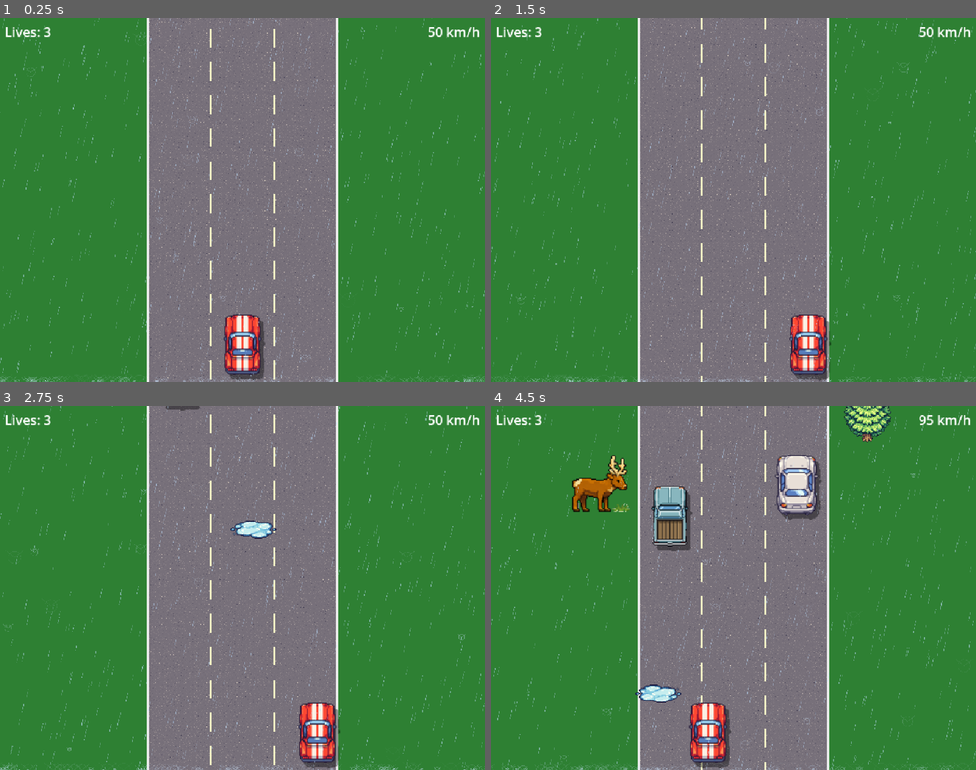
Above: before the commit, frames 1-4 (two rows, left to right).
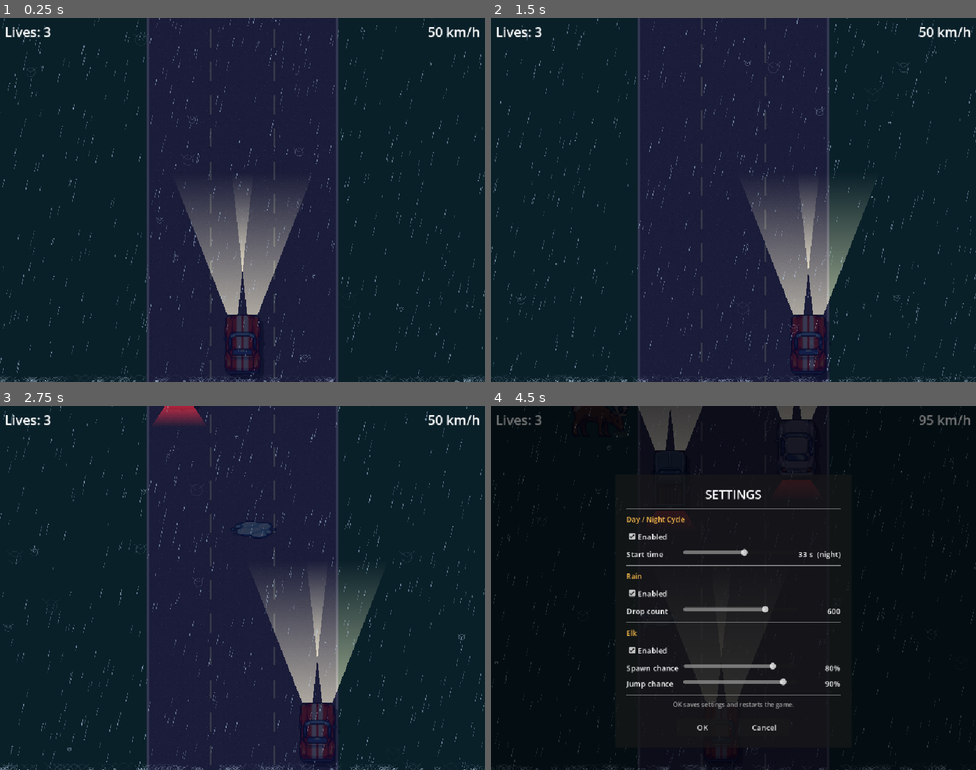
Above: after the commit, the same moments.

Repository: Antonio-Ingegnere/road-race
Game: Godot game, scene res://scenes/main.tscn
Two runs of this game, one before a commit and one after it. Both use one fixed random seed, a clock stepped at 60 frames per second and the inputs below.
Inputs (mouse positions are in pixels of both pictures, inside the frame that each line leads up to):
- Up to frame 1 (0.25 s): no input
- Up to frame 2 (1.5 s): tap Enter at 0.5 s; hold Right (ui_right) 0.53-1.28 s; hold Down (ui_down) from 1.28 s (still down)
- Up to frame 3 (2.75 s): release Down (ui_down) at 2.03 s; hold Right (ui_right) from 2.03 s (still down)
- Up to frame 4 (4.5 s): release Right (ui_right) at 2.78 s; hold Up (ui_up) 2.78-3.53 s; hold Left (ui_left) 3.53-4.25 s; tap Escape at 4.15 s; click (733, 537) at 4.25 s, where only the run after the commit has a clickable "Enabled"

The runs differ from the first frame. In frame 1, 98% of the frame differs, in the area x 0-100%, y 0-100%; in frame 2, 98%; in frame 3, 98%; in frame 4, 99%.

Commit message:
Add elk jumping, settings menu, and fix elk sprite direction
Elk jump: resting elk rolls a jump check (90% chance) and plays a
full raise → fly → land → fly → land-opposite animation using a
separate 4-frame jump sprite sheet. The elk becomes an obstacle while
on the road and emits elk_hit_car (costs the player one life); it
always continues jumping regardless. Landing lane avoids occupied
obstacle slots. A shadow circle previews the landing spot.

Settings menu: Escape opens a pause overlay with sliders and
checkboxes for all config.cfg values (day-night, rain, elk). OK
saves config and restarts; Cancel resumes with no changes.

Fix: jump sprite faces left so flip formula matches the base sprite
rule (right=no flip, left=flip) rather than being inverted.

Co-Authored-By: Claude Sonnet 4.6 <noreply@anthropic.com>

Diff:
--- a/config.cfg
+++ b/config.cfg
@@ -1,28 +1,15 @@
 [day_night]
 
-; Enable or disable the day-night cycle. When false, the scene stays
-; fixed at whatever time start_time specifies.
-enabled = false
-
-; Starting time in seconds within the 60-second cycle:
-;   0.0  - 20.0  = day
-;   20.0 - 30.0  = dusk
-;   30.0 - 50.0  = night
-;   50.0 - 60.0  = dawn
-start_time = 10.0
+enabled=false
+start_time=33.0
 
 [elk]
 
-; Enable or disable roadside elk.
-enabled = true
-
-; Probability that an elk spawns at each 4-second interval (0.0 – 1.0).
-spawn_chance = 0.8
+enabled=true
+spawn_chance=0.8
+jump_chance=0.9
 
 [rain]
 
-; Enable or disable the rain effect.
-enabled = true
-
-; Number of raindrops on screen at once (e.g. 150 = light, 300 = medium, 600 = heavy).
-drop_count = 600
+enabled=true
+drop_count=600
--- a/scenes/main.tscn
+++ b/scenes/main.tscn
@@ -10,6 +10,7 @@
 [ext_resource type="Script" uid="uid://dkhnyf5fhrb1d" path="res://scripts/rain.gd" id="8_rainscr"]
 [ext_resource type="Script" uid="uid://b4duri7rxmfae" path="res://scripts/puddle_manager.gd" id="9_puddlescr"]
 [ext_resource type="Script" uid="uid://b2voxne02v30w" path="res://scripts/elk_manager.gd" id="10_elkscr"]
+[ext_resource type="Script" uid="uid://dtxqg0hr8vgp" path="res://scripts/settings_menu.gd" id="11_settingsscr"]
 
 [node name="Main" type="Node2D" unique_id=722060991]
 script = ExtResource("1_mainscr")
@@ -99,3 +100,7 @@
 theme_override_font_sizes/font_size = 22
 text = "Press any key to restart"
 horizontal_alignment = 1
+
+[node name="SettingsMenu" type="CanvasLayer" parent="." unique_id=444555666]
+layer = 10
+script = ExtResource("11_settingsscr")
--- a/scripts/elk_manager.gd
+++ b/scripts/elk_manager.gd
@@ -1,7 +1,17 @@
 extends Node2D
 
-const ROAD_LEFT := 312.0
+signal elk_hit_car
+
+const STATE_STAND      := 0
+const STATE_EAT        := 1
+const STATE_JUMP_RAISE := 2  # head-up base frame, brief pause before takeoff
+const STATE_JUMP_OUT   := 3  # flying from side → road lane
+const STATE_ON_ROAD    := 4  # landed on road, acts as obstacle
+const STATE_JUMP_BACK  := 5  # flying from road lane → opposite side
+
+const ROAD_LEFT  := 312.0
 const ROAD_WIDTH := 400.0
+const LANE_COUNT := 3
 
 const FRAME_W   := 64
 const FRAME_H   := 64
@@ -17,11 +27,27 @@
 const EAT_MIN   := 0.6
 const EAT_MAX   := 1.2
 
-var _tex: Texture2D
+const JUMP_RAISE_TIME := 0.35
+const ON_ROAD_TIME    := 0.45
+# Duration of each jump-sheet frame (seconds); must sum to JUMP_TOTAL_TIME
+const JUMP_FRAME_TIMES := [0.18, 0.22, 0.22, 0.18]
+const JUMP_TOTAL_TIME  := 0.80
+
+const ELK_HIT_HW := 44.0
+const ELK_HIT_HH := 44.0
+const CAR_VIS_HW  := 40.0
+const CAR_VIS_HH  := 64.0
+
+const SHADOW_RADIUS := 28.0
+
+var _tex_base: Texture2D
+var _tex_jump: Texture2D
 var _elks: Array = []
 var _spawn_timer := 0.0
 var _car: Node2D
+var _obstacle_mgr: Node
 var _spawn_chance := 0.8
+var _jump_chance  := 0.9
 
 
 func _ready() -> void:
@@ -32,8 +58,11 @@
 			set_process(false)
 			return
 		_spawn_chance = float(cfg.get_value("elk", "spawn_chance", 0.8))
-	_car = get_parent().get_node("Car")
-	_tex = load("res://assets/Elk_Animated_x64-Sheet.png")
+		_jump_chance  = float(cfg.get_value("elk", "jump_chance",  0.9))
+	_car         = get_parent().get_node("Car")
+	_obstacle_mgr = get_parent().get_node("ObstacleManager")
+	_tex_base    = load("res://assets/Elk_Animated_x64-Sheet.png")
+	_tex_jump    = load("res://assets/JumpingElk_x64-Sheet.png")
 
 
 func _process(delta: float) -> void:
@@ -42,16 +71,7 @@
 
 	for elk in _elks:
 		elk["pos"] = elk["pos"] + Vector2(0.0, road_scroll)
-		elk["state_timer"] -= delta
-		if elk["state_timer"] <= 0.0:
-			if elk["state"] == 0:  # standing → eating
-				elk["state"] = 1
-				elk["frame"] = 1
-				elk["state_timer"] = randf_range(EAT_MIN, EAT_MAX)
-			else:  # eating → standing
-				elk["state"] = 0
-				elk["frame"] = 0
-				elk["state_timer"] = randf_range(STAND_MIN, STAND_MAX)
+		_update_elk(elk, delta)
 
 	_elks = _elks.filter(
 		func(e) -> bool: return e["pos"].y < screen_h + FRAME_H * ELK_SCALE * 0.5
@@ -65,6 +85,123 @@
 
 	queue_redraw()
 
+
+# ── State machine ──────────────────────────────────────────────────────────────
+
+func _update_elk(elk: Dictionary, delta: float) -> void:
+	match elk["state"]:
+		STATE_STAND, STATE_EAT:
+			elk["state_timer"] -= delta
+			if elk["state_timer"] <= 0.0:
+				if randf() < _jump_chance:
+					_begin_jump_raise(elk)
+				else:
+					_switch_pose(elk)
+
+		STATE_JUMP_RAISE:
+			elk["state_timer"] -= delta
+			if elk["state_timer"] <= 0.0:
+				_begin_jump_out(elk)
+
+		STATE_JUMP_OUT:
+			_advance_jump_frame(elk, delta)
+			elk["pos"].x = lerpf(elk["jump_start_x"], elk["land_x"], elk["jump_t"])
+			if elk["jump_frame"] >= 4:
+				_begin_on_road(elk)
+
+		STATE_ON_ROAD:
+			elk["state_timer"] -= delta
+			if _car.is_processing():
+				_check_car_collision(elk)
+			if elk["state_timer"] <= 0.0:
+				_begin_jump_back(elk)
+
+		STATE_JUMP_BACK:
+			_advance_jump_frame(elk, delta)
+			elk["pos"].x = lerpf(elk["land_x"], elk["dest_x"], elk["jump_t"])
+			if elk["jump_frame"] >= 4:
+				_finish_jump(elk)
+
+
+func _switch_pose(elk: Dictionary) -> void:
+	if elk["state"] == STATE_STAND:
+		elk["state"] = STATE_EAT
+		elk["frame"] = 1
+		elk["state_timer"] = randf_range(EAT_MIN, EAT_MAX)
+	else:
+		elk["state"] = STATE_STAND
+		elk["frame"] = 0
+		elk["state_timer"] = randf_range(STAND_MIN, STAND_MAX)
+
+
+func _begin_jump_raise(elk: Dictionary) -> void:
+	var lane := _free_lane()
+	if lane == -1:  # all lanes blocked — skip jump
+		_switch_pose(elk)
+		return
+	var offset: float = randf_range(SIDE_OFFSET_MIN, SIDE_OFFSET_MAX)
+	var hw: float = FRAME_W * ELK_SCALE * 0.5
+	elk["land_x"] = _lane_center(lane)
+	elk["dest_x"] = ROAD_LEFT - offset - hw if elk["right"] \
+		else ROAD_LEFT + ROAD_WIDTH + offset + hw
+	elk["state"]      = STATE_JUMP_RAISE
+	elk["frame"]      = 0
+	elk["state_timer"] = JUMP_RAISE_TIME
+
+
+func _begin_jump_out(elk: Dictionary) -> void:
+	elk["state"]            = STATE_JUMP_OUT
+	elk["jump_frame"]       = 0
+	elk["jump_frame_timer"] = JUMP_FRAME_TIMES[0]
+	elk["jump_elapsed"]     = 0.0
+	elk["jump_t"]           = 0.0
+	elk["jump_start_x"]     = elk["pos"].x
+
+
+func _advance_jump_frame(elk: Dictionary, delta: float) -> void:
+	elk["jump_elapsed"]     += delta
+	elk["jump_frame_timer"] -= delta
+	while elk["jump_frame_timer"] <= 0.0 and elk["jump_frame"] < 4:
+		elk["jump_frame"] += 1
+		if elk["jump_frame"] < 4:
+			elk["jump_frame_timer"] += JUMP_FRAME_TIMES[elk["jump_frame"]]
+	elk["jump_t"] = clampf(elk["jump_elapsed"] / JUMP_TOTAL_TIME, 0.0, 1.0)
+
+
+func _begin_on_road(elk: Dictionary) -> void:
+	elk["state"]       = STATE_ON_ROAD
+	elk["pos"].x       = elk["land_x"]
+	elk["state_timer"] = ON_ROAD_TIME
+
+
+func _check_car_collision(elk: Dictionary) -> void:
+	var cp := _car.position
+	var ep: Vector2 = elk["pos"]
+	if abs(cp.x - ep.x) < CAR_VIS_HW + ELK_HIT_HW \
+		and abs(cp.y - ep.y) < CAR_VIS_HH + ELK_HIT_HH:
+		elk_hit_car.emit()
+		_begin_jump_back(elk)
+
+
+func _begin_jump_back(elk: Dictionary) -> void:
+	elk["state"]            = STATE_JUMP_BACK
+	elk["jump_frame"]       = 0
+	elk["jump_frame_timer"] = JUMP_FRAME_TIMES[0]
+	elk["jump_elapsed"]     = 0.0
+	elk["jump_t"]           = 0.0
+
+
+func _finish_jump(elk: Dictionary) -> void:
+	elk["pos"].x  = elk["dest_x"]
+	elk["right"]  = not elk["right"]  # now on the opposite side
+	var st := randi() % 2
+	elk["state"]       = st
+	elk["frame"]       = st
+	elk["state_timer"] = randf_range(STAND_MIN, STAND_MAX) if st == 0 \
+		else randf_range(EAT_MIN, EAT_MAX)
+
+
+# ── Spawn ──────────────────────────────────────────────────────────────────────
 
 func _spawn() -> void:
 	var right := bool(randi() % 2)
@@ -72,25 +209,78 @@
 	var hw: float = FRAME_W * ELK_SCALE * 0.5
 	var x: float = ROAD_LEFT + ROAD_WIDTH + offset + hw if right \
 		else ROAD_LEFT - offset - hw
-	var state := randi() % 2
+	var st := randi() % 2
 	_elks.append({
-		"pos": Vector2(x, -FRAME_H * ELK_SCALE * 0.5),
-		"right": right,
-		"state": state,
-		"frame": state,
-		"state_timer": randf_range(STAND_MIN, STAND_MAX) if state == 0 else randf_range(EAT_MIN, EAT_MAX),
+		"pos":             Vector2(x, -FRAME_H * ELK_SCALE * 0.5),
+		"right":           right,
+		"state":           st,
+		"frame":           st,
+		"state_timer":     randf_range(0.1, 0.35),  # decide to jump almost immediately
+		"jump_frame":      0,
+		"jump_frame_timer": 0.0,
+		"jump_elapsed":    0.0,
+		"jump_t":          0.0,
+		"jump_start_x":    x,
+		"land_x":          0.0,
+		"dest_x":          0.0,
 	})
 
 
+# ── Draw ───────────────────────────────────────────────────────────────────────
+
 func _draw() -> void:
-	if _tex == null:
-		return
 	var hw: float = FRAME_W * 0.5
 	var hh: float = FRAME_H * 0.5
+
 	for elk in _elks:
-		var src := Rect2(elk["frame"] * FRAME_W, 0, FRAME_W, FRAME_H)
-		# Right side: keep as-is. Left side: flip horizontally via negative x scale.
+		var state: int = elk["state"]
+
+		# Shadow circle at landing lane, visible while elk is preparing / in flight
+		if state == STATE_JUMP_RAISE or state == STATE_JUMP_OUT:
+			draw_circle(Vector2(elk["land_x"], elk["pos"].y), SHADOW_RADIUS,
+				Color(0.0, 0.0, 0.0, 0.30))
+
+		# Base sprite faces right; jump sprite faces left — both use the same rule:
+		# right=true → no flip, right=false → flip.
 		var sx: float = ELK_SCALE if elk["right"] else -ELK_SCALE
+
 		draw_set_transform(elk["pos"], 0.0, Vector2(sx, ELK_SCALE))
-		draw_texture_rect_region(_tex, Rect2(-hw, -hh, FRAME_W, FRAME_H), src)
+
+		match state:
+			STATE_STAND, STATE_EAT, STATE_JUMP_RAISE:
+				draw_texture_rect_region(
+					_tex_base,
+					Rect2(-hw, -hh, FRAME_W, FRAME_H),
+					Rect2(elk["frame"] * FRAME_W, 0, FRAME_W, FRAME_H)
+				)
+			STATE_JUMP_OUT, STATE_ON_ROAD, STATE_JUMP_BACK:
+				var jf: int = mini(elk["jump_frame"], 3)
+				draw_texture_rect_region(
+					_tex_jump,
+					Rect2(-hw, -hh, FRAME_W, FRAME_H),
+					Rect2(jf * FRAME_W, 0, FRAME_W, FRAME_H)
+				)
+
 	draw_set_transform(Vector2.ZERO)
+
+
+# ── Helpers ────────────────────────────────────────────────────────────────────
+
+func _lane_center(lane: int) -> float:
+	return ROAD_LEFT + (ROAD_WIDTH / LANE_COUNT) * (lane + 0.5)
+
+
+func _free_lane() -> int:
+	var obs_positions: Array[Vector2] = _obstacle_mgr.get_obstacle_positions()
+	var blocked: Array[int] = []
+	for op in obs_positions:
+		var lane := clampi(int((op.x - ROAD_LEFT) / (ROAD_WIDTH / LANE_COUNT)), 0, LANE_COUNT - 1)
+		if lane not in blocked:
+			blocked.append(lane)
+	var free: Array[int] = []
+	for i in range(LANE_COUNT):
+		if i not in blocked:
+			free.append(i)
+	if free.is_empty():
+		return -1
+	return free[randi() % free.size()]
--- a/scripts/main.gd
+++ b/scripts/main.gd
@@ -10,6 +10,7 @@
 
 func _ready() -> void:
 	$ObstacleManager.hit_detected.connect(_on_hit)
+	$ElkManager.elk_hit_car.connect(_on_hit)
 	_update_lives()
 
 
@@ -30,6 +31,7 @@
 		$Car/Sprite2D.visible = true
 		$Car.set_process(false)
 		$ObstacleManager.stop()
+		$ElkManager.set_process(false)
 		$GameOverlay.visible = true
 	else:
 		_blink_timer = BLINK_DURATION
--- /dev/null
+++ b/scripts/settings_menu.gd
@@ -0,0 +1,229 @@
+extends CanvasLayer
+
+const VP_W := 1024.0
+const VP_H := 768.0
+const PANEL_W := 500.0
+const PANEL_H := 480.0
+
+var _widgets: Dictionary = {}
+var _cfg := ConfigFile.new()
+
+
+func _ready() -> void:
+	process_mode = Node.PROCESS_MODE_ALWAYS
+	_build_ui()
+	visible = false
+
+
+func _unhandled_input(event: InputEvent) -> void:
+	if not (event is InputEventKey and event.pressed and not event.echo):
+		return
+	if event.keycode == KEY_ESCAPE:
+		if visible:
+			_on_cancel()
+		else:
+			_open()
+		get_viewport().set_input_as_handled()
+
+
+# ── Open / close ───────────────────────────────────────────────────────────────
+
+func _open() -> void:
+	_cfg.load("res://config.cfg")
+	_load_values()
+	visible = true
+	get_tree().paused = true
+
+
+func _on_ok() -> void:
+	_save_values()
+	get_tree().paused = false
+	get_tree().reload_current_scene()
+
+
+func _on_cancel() -> void:
+	visible = false
+	get_tree().paused = false
+
+
+# ── Config I/O ─────────────────────────────────────────────────────────────────
+
+func _load_values() -> void:
+	_widgets["dn_enabled"].button_pressed  = bool(_cfg.get_value("day_night", "enabled",    false))
+	_set_slider(_widgets["dn_start"],       float(_cfg.get_value("day_night", "start_time", 10.0)))
+	_widgets["rain_enabled"].button_pressed = bool(_cfg.get_value("rain",      "enabled",    true))
+	_set_slider(_widgets["rain_drops"],     float(_cfg.get_value("rain",      "drop_count", 300)))
+	_widgets["elk_enabled"].button_pressed  = bool(_cfg.get_value("elk",       "enabled",    true))
+	_set_slider(_widgets["elk_spawn"],      float(_cfg.get_value("elk",       "spawn_chance", 0.8)))
+	_set_slider(_widgets["elk_jump"],       float(_cfg.get_value("elk",       "jump_chance",  0.9)))
+
+
+func _save_values() -> void:
+	_cfg.set_value("day_night", "enabled",      _widgets["dn_enabled"].button_pressed)
+	_cfg.set_value("day_night", "start_time",   _widgets["dn_start"].value)
+	_cfg.set_value("rain",      "enabled",      _widgets["rain_enabled"].button_pressed)
+	_cfg.set_value("rain",      "drop_count",   int(_widgets["rain_drops"].value))
+	_cfg.set_value("elk",       "enabled",      _widgets["elk_enabled"].button_pressed)
+	_cfg.set_value("elk",       "spawn_chance", _widgets["elk_spawn"].value)
+	_cfg.set_value("elk",       "jump_chance",  _widgets["elk_jump"].value)
+	_cfg.save("res://config.cfg")
+
+
+# ── UI builder ─────────────────────────────────────────────────────────────────
+
+func _build_ui() -> void:
+	# Darkening overlay
+	var overlay := ColorRect.new()
+	overlay.color = Color(0.0, 0.0, 0.0, 0.55)
+	overlay.set_anchors_and_offsets_preset(Control.PRESET_FULL_RECT)
+	add_child(overlay)
+
+	# Centered panel
+	var panel := PanelContainer.new()
+	panel.position = Vector2((VP_W - PANEL_W) * 0.5, (VP_H - PANEL_H) * 0.5)
+	panel.size = Vector2(PANEL_W, PANEL_H)
+	add_child(panel)
+
+	var margin := MarginContainer.new()
+	margin.set_anchors_and_offsets_preset(Control.PRESET_FULL_RECT)
+	for side in ["margin_left", "margin_right", "margin_top", "margin_bottom"]:
+		margin.add_theme_constant_override(side, 24)
+	panel.add_child(margin)
+
+	var vbox := VBoxContainer.new()
+	vbox.add_theme_constant_override("separation", 10)
+	margin.add_child(vbox)
+
+	# Title
+	var title := Label.new()
+	title.text = "SETTINGS"
+	title.horizontal_alignment = HORIZONTAL_ALIGNMENT_CENTER
+	title.add_theme_font_size_override("font_size", 26)
+	vbox.add_child(title)
+
+	vbox.add_child(_make_separator())
+
+	# ── Day / Night ──
+	_add_section_label(vbox, "Day / Night Cycle")
+	_widgets["dn_enabled"] = _add_checkbox(vbox, "Enabled")
+	_widgets["dn_start"]   = _add_slider(vbox, "Start time", 0.0, 59.0, 1.0,
+										  func(v): return "%.0f s  (%s)" % [v, _dn_phase(v)])
+
+	vbox.add_child(_make_separator())
+
+	# ── Rain ──
+	_add_section_label(vbox, "Rain")
+	_widgets["rain_enabled"] = _add_checkbox(vbox, "Enabled")
+	_widgets["rain_drops"]   = _add_slider(vbox, "Drop count", 50, 800, 50,
+										   func(v): return "%d" % int(v))
+
+	vbox.add_child(_make_separator())
+
+	# ── Elk ──
+	_add_section_label(vbox, "Elk")
+	_widgets["elk_enabled"] = _add_checkbox(vbox, "Enabled")
+	_widgets["elk_spawn"]   = _add_slider(vbox, "Spawn chance", 0.0, 1.0, 0.05,
+										  func(v): return "%d%%" % int(v * 100))
+	_widgets["elk_jump"]    = _add_slider(vbox, "Jump chance",  0.0, 1.0, 0.05,
+										  func(v): return "%d%%" % int(v * 100))
+
+	vbox.add_child(_make_separator())
+
+	# Note
+	var note := Label.new()
+	note.text = "OK saves settings and restarts the game."
+	note.horizontal_alignment = HORIZONTAL_ALIGNMENT_CENTER
+	note.add_theme_color_override("font_color", Color(0.65, 0.65, 0.65))
+	note.add_theme_font_size_override("font_size", 13)
+	vbox.add_child(note)
+
+	# Spacer
+	var spacer := Control.new()
+	spacer.size_flags_vertical = Control.SIZE_EXPAND_FILL
+	vbox.add_child(spacer)
+
+	# Buttons
+	var btn_row := HBoxContainer.new()
+	btn_row.alignment = BoxContainer.ALIGNMENT_CENTER
+	btn_row.add_theme_constant_override("separation", 20)
+	vbox.add_child(btn_row)
+
+	var ok_btn := Button.new()
+	ok_btn.text = "OK"
+	ok_btn.custom_minimum_size = Vector2(110, 38)
+	ok_btn.pressed.connect(_on_ok)
+	btn_row.add_child(ok_btn)
+
+	var cancel_btn := Button.new()
+	cancel_btn.text = "Cancel"
+	cancel_btn.custom_minimum_size = Vector2(110, 38)
+	cancel_btn.pressed.connect(_on_cancel)
+	btn_row.add_child(cancel_btn)
+
+
+# ── Widget helpers ─────────────────────────────────────────────────────────────
+
+func _make_separator() -> HSeparator:
+	return HSeparator.new()
+
+
+func _add_section_label(parent: Control, text: String) -> void:
+	var lbl := Label.new()
+	lbl.text = text
+	lbl.add_theme_font_size_override("font_size", 15)
+	lbl.add_theme_color_override("font_color", Color(1.0, 0.75, 0.3))
+	parent.add_child(lbl)
+
+
+func _add_checkbox(parent: Control, text: String) -> CheckBox:
+	var cb := CheckBox.new()
+	cb.text = text
+	parent.add_child(cb)
+	return cb
+
+
+func _add_slider(parent: Control, label: String,
+				  min_v: float, max_v: float, step: float,
+				  fmt_fn: Callable) -> HSlider:
+	var row := HBoxContainer.new()
+	row.add_theme_constant_override("separation", 10)
+	parent.add_child(row)
+
+	var lbl := Label.new()
+	lbl.text = label
+	lbl.custom_minimum_size = Vector2(110, 0)
+	row.add_child(lbl)
+
+	var slider := HSlider.new()
+	slider.min_value = min_v
+	slider.max_value = max_v
+	slider.step = step
+	slider.size_flags_horizontal = Control.SIZE_EXPAND_FILL
+	row.add_child(slider)
+
+	var val_lbl := Label.new()
+	val_lbl.custom_minimum_size = Vector2(80, 0)
+	val_lbl.horizontal_alignment = HORIZONTAL_ALIGNMENT_RIGHT
+	row.add_child(val_lbl)
+
+	slider.set_meta("val_lbl", val_lbl)
+	slider.set_meta("fmt_fn",  fmt_fn)
+	slider.value_changed.connect(func(v: float) -> void:
+		val_lbl.text = fmt_fn.call(v)
+	)
+
+	return slider
+
+
+func _set_slider(slider: HSlider, value: float) -> void:
+	slider.value = value
+	var lbl: Label   = slider.get_meta("val_lbl")
+	var fn: Callable = slider.get_meta("fmt_fn")
+	lbl.text = fn.call(value)
+
+
+func _dn_phase(t: float) -> String:
+	if t < 20.0: return "day"
+	if t < 30.0: return "dusk"
+	if t < 50.0: return "night"
+	return "dawn"
Binary file added: assets/JumpingElk_x64-Sheet.png
Not shown, added: scripts/settings_menu.gd.uid
